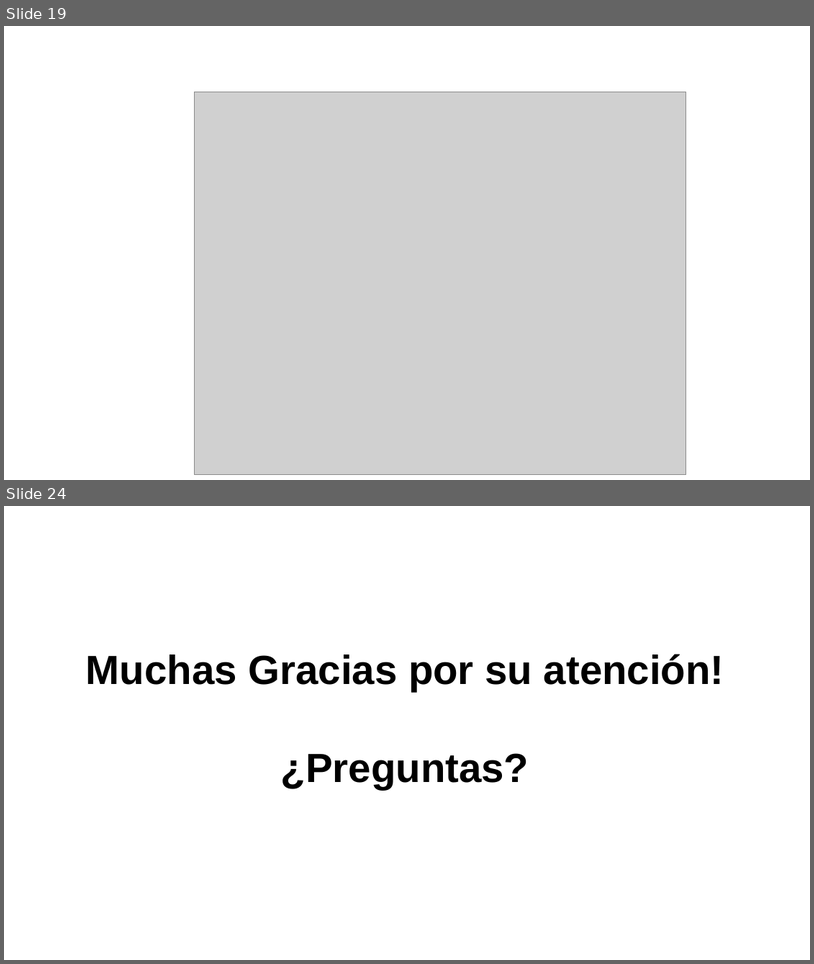
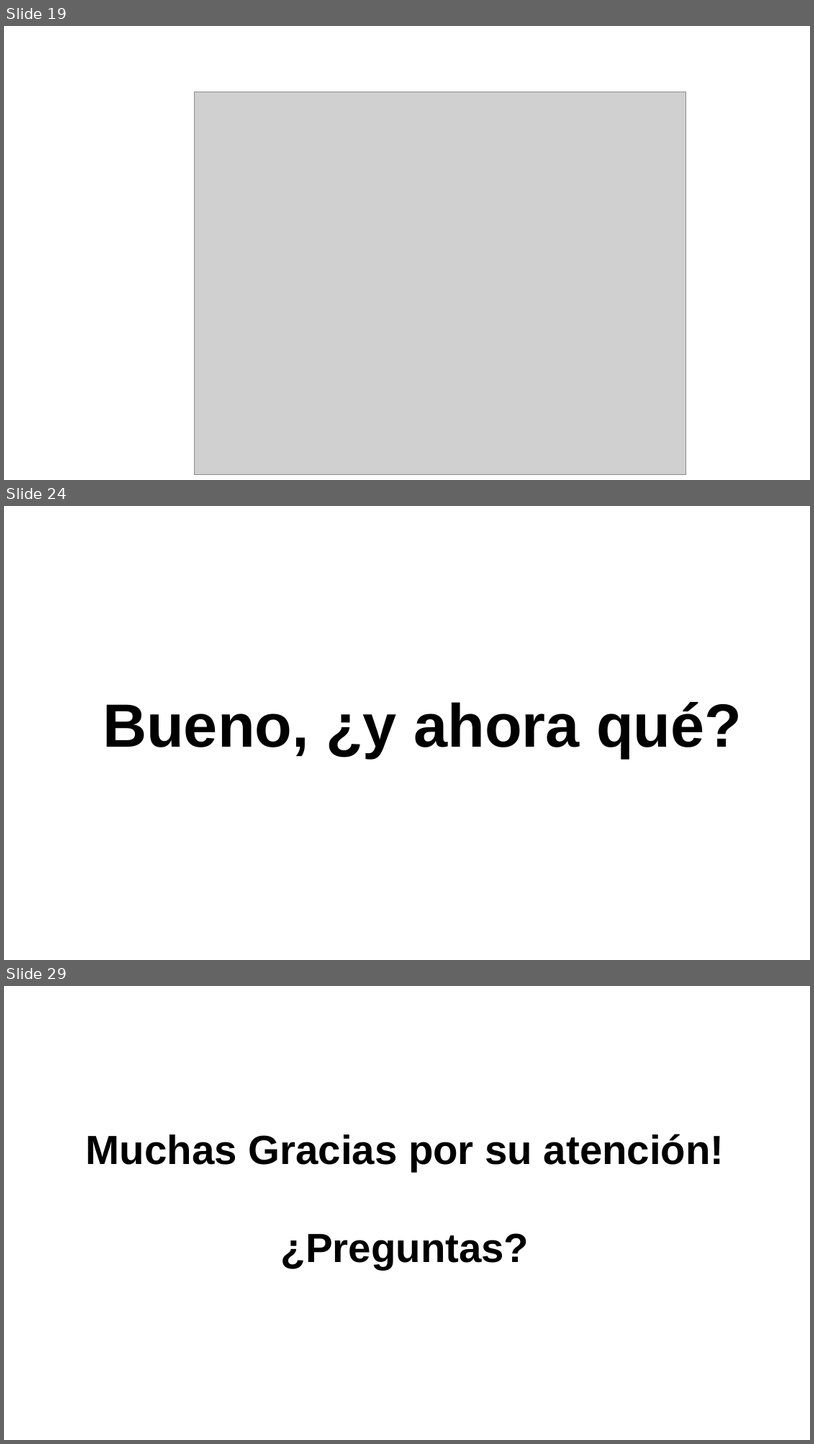
Before and after one commit to eamanu/Talks, a slide deck: 2019/PyConAR/Presentacion_PyConAR_2019.odp. Shown one above the other, each under a label of ours: slides 19 and 24 before the commit, slides 19, 24 and 29 after it; the slides between them are not shown. The pictures are 814x964 and 814x1444 pixels, drawn with LibreOffice and Linux fonts; fonts in the diff are those of the drawing; grey boxes stand for pictures; background and template pictures are left out. Boxes give left, top, right and bottom in pixels: in the first picture for what was removed or moved away, otherwise in the second. Text is boxed around its words. In the diff, an @@ line names an element or a change of style, - is before the commit and + after.

```diff
--- a/2019/PyConAR/Presentacion_PyConAR_2019.odp
+++ b/2019/PyConAR/Presentacion_PyConAR_2019.odp
@@ slide 24 added at bbox=[4, 506, 810, 960], background #FFFFFF @@
@@ subtitle added at bbox=[103, 702, 742, 757], 60 pt, text #000000, bold @@
+Bueno, ¿y ahora qué?
@@ what was slide 24 is now slide 29 @@
```
Also in this commit, not shown: 1 slide changed, 9 other slides added, 5 slides removed.
